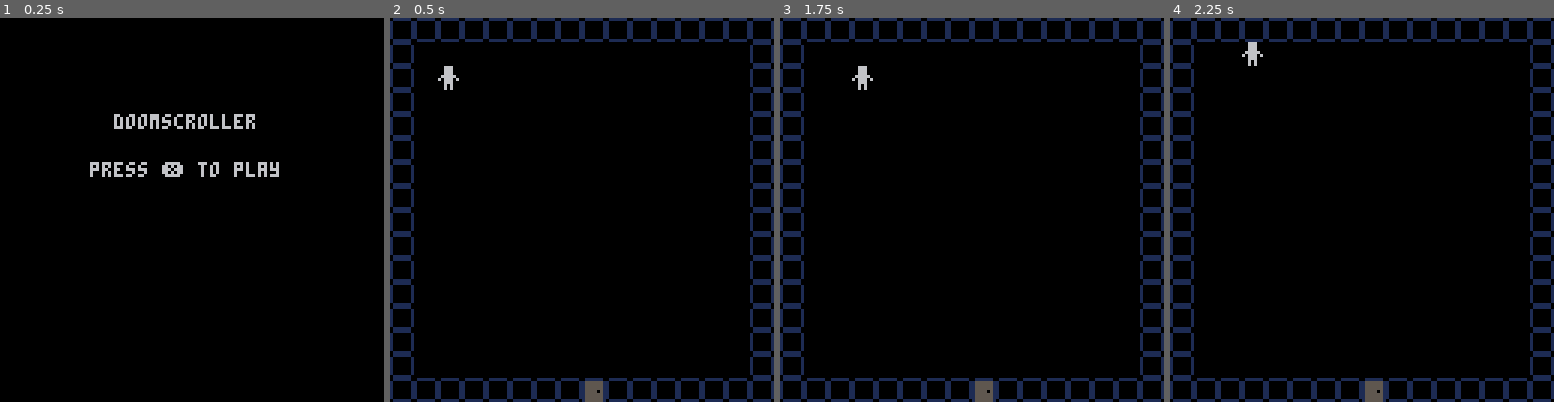
Above: before the commit, frames 1-4 (left to right).
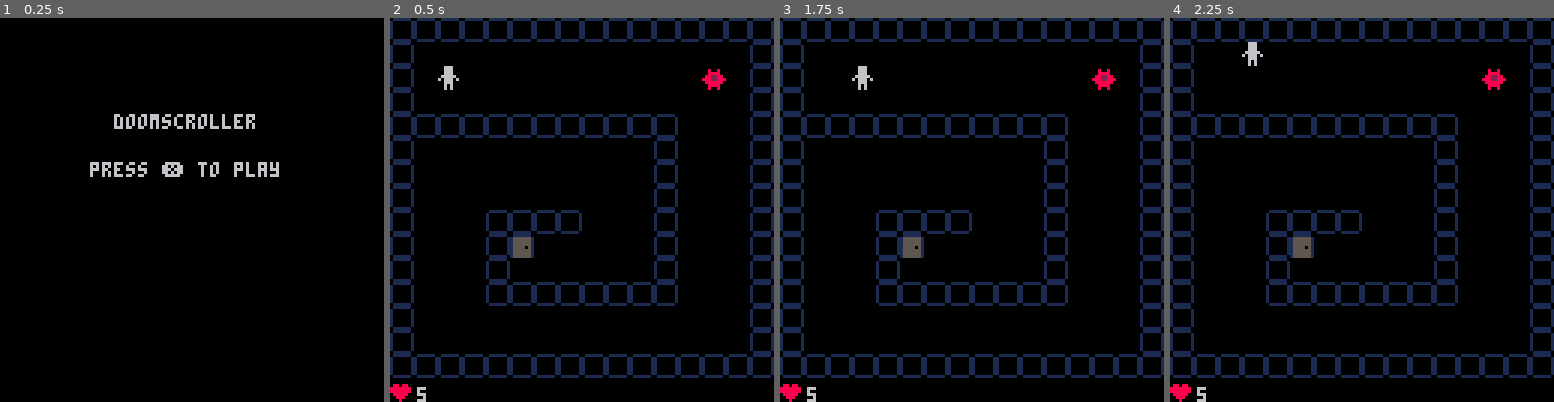
Above: after the commit, the same moments.

Repository: OmniWode/doomscroller
Game: PICO-8 cartridge doomscroller.p8
The game is run twice, just before and just after one commit, with the same random seed, the same clock (stepped at 60 frames per second) and the same inputs.
Inputs:
- Up to frame 1 (0.25 s): no input
- Up to frame 2 (0.5 s): tap X (X key) at 0.33 s
- Up to frame 3 (1.75 s): tap X (X key) at 1.07 s; hold Right from 1.6 s (still down)
- Up to frame 4 (2.25 s): tap X (X key) at 1.85 s; release Right at 2.1 s; hold Up from 2.15 s (still down)

Frame 1 is identical in both runs. In frame 2, 9.9% of the frame differs, in the area x 0-100%, y 13-100%; in frame 3, 9.9%; in frame 4, 9.9%.

Commit message:
added basic health

Diff:
--- a/doomscroller.p8
+++ b/doomscroller.p8
@@ -77,6 +77,7 @@
 	if (not game_over) then
 		draw_map()
 		draw_player()
+		draw_hud()
 	else
 		draw_win_lose()
 	end
@@ -92,8 +93,9 @@
 function map_setup()
 	timer=0
 
-	wall=0
+	solid=0
 	door=1
+	enemy=2
 end
 
 function draw_map()
@@ -107,7 +109,7 @@
 end
 
 function can_move(x,y)
-	return not is_tile(wall,x,y)
+	return not is_tile(solid,x,y)
 end
 
 -->8
@@ -119,11 +121,17 @@
 	p.y=2
 	p.w=8
 	p.h=8
+	p.hp=5
 	p.spr=1
 end
 
 function draw_player()
 	spr(p.spr,p.x*p.w,p.y*p.h)
+end
+
+function draw_hud()
+	spr(48,0,120)
+	print(p.hp,9,123)
 end
 
 function move_player()
@@ -146,13 +154,22 @@
 end
 
 function interact(x,y)
-	--add cod for interactive items
+	--add code for interactive items
+
+	--take damage from enemies
+	if (is_tile(enemy,x,y)) then
+		p.hp -= 1
+	end
 end
 
 -->8
 --win/lose code
 
 function check_win_lose()
+	if (p.hp == 0) then
+		game_win=false
+		game_over=true
+	end
 	if (is_tile(door,p.x,p.y)) then
 		game_win=true
 		game_over=true
@@ -177,25 +194,48 @@
 
 
 
+…(24 lines of a section not shown)…
 __gff__
-0000010200000000000000000000000000000000000000000000000000000000000000000000000000000000000000000000000000000000000000000000000000000000000000000000000000000000000000000000000000000000000000000000000000000000000000000000000000000000000000000000000000000000
+0001010200000000000000000000000000000000000000000000000000000000050000000000000000000000000000000000000000000000000000000000000000000000000000000000000000000000000000000000000000000000000000000000000000000000000000000000000000000000000000000000000000000000
 0000000000000000000000000000000000000000000000000000000000000000000000000000000000000000000000000000000000000000000000000000000000000000000000000000000000000000000000000000000000000000000000000000000000000000000000000000000000000000000000000000000000000000
 __map__
 0202020202020202020202020202020200000000000000000000000000000000000000000000000000000000000000000000000000000000000000000000000000000000000000000000000000000000000000000000000000000000000000000000000000000000000000000000000000000000000000000000000000000000
 0200000000000000000000000000000200000000000000000000000000000000000000000000000000000000000000000000000000000000000000000000000000000000000000000000000000000000000000000000000000000000000000000000000000000000000000000000000000000000000000000000000000000000
-0200000000000000000000000000000200000000000000000000000000000000000000000000000000000000000000000000000000000000000000000000000000000000000000000000000000000000000000000000000000000000000000000000000000000000000000000000000000000000000000000000000000000000
-0200000000000000000000000000000200000000000000000000000000000000000000000000000000000000000000000000000000000000000000000000000000000000000000000000000000000000000000000000000000000000000000000000000000000000000000000000000000000000000000000000000000000000
-0200000000000000000000000000000200000000000000000000000000000000000000000000000000000000000000000000000000000000000000000000000000000000000000000000000000000000000000000000000000000000000000000000000000000000000000000000000000000000000000000000000000000000
-0200000000000000000000000000000200000000000000000000000000000000000000000000000000000000000000000000000000000000000000000000000000000000000000000000000000000000000000000000000000000000000000000000000000000000000000000000000000000000000000000000000000000000
-0200000000000000000000000000000200000000000000000000000000000000000000000000000000000000000000000000000000000000000000000000000000000000000000000000000000000000000000000000000000000000000000000000000000000000000000000000000000000000000000000000000000000000
-0200000000000000000000000000000200000000000000000000000000000000000000000000000000000000000000000000000000000000000000000000000000000000000000000000000000000000000000000000000000000000000000000000000000000000000000000000000000000000000000000000000000000000
-0200000000000000000000000000000200000000000000000000000000000000000000000000000000000000000000000000000000000000000000000000000000000000000000000000000000000000000000000000000000000000000000000000000000000000000000000000000000000000000000000000000000000000
-0200000000000000000000000000000200000000000000000000000000000000000000000000000000000000000000000000000000000000000000000000000000000000000000000000000000000000000000000000000000000000000000000000000000000000000000000000000000000000000000000000000000000000
-0200000000000000000000000000000200000000000000000000000000000000000000000000000000000000000000000000000000000000000000000000000000000000000000000000000000000000000000000000000000000000000000000000000000000000000000000000000000000000000000000000000000000000
-0200000000000000000000000000000200000000000000000000000000000000000000000000000000000000000000000000000000000000000000000000000000000000000000000000000000000000000000000000000000000000000000000000000000000000000000000000000000000000000000000000000000000000
-0200000000000000000000000000000200000000000000000000000000000000000000000000000000000000000000000000000000000000000000000000000000000000000000000000000000000000000000000000000000000000000000000000000000000000000000000000000000000000000000000000000000000000
-0200000000000000000000000000000200000000000000000000000000000000000000000000000000000000000000000000000000000000000000000000000000000000000000000000000000000000000000000000000000000000000000000000000000000000000000000000000000000000000000000000000000000000
-0200000000000000000000000000000200000000000000000000000000000000000000000000000000000000000000000000000000000000000000000000000000000000000000000000000000000000000000000000000000000000000000000000000000000000000000000000000000000000000000000000000000000000
-0202020202020202030202020202020200000000000000000000000000000000000000000000000000000000000000000000000000000000000000000000000000000000000000000000000000000000000000000000000000000000000000000000000000000000000000000000000000000000000000000000000000000000
-
-
+0200000000000000000000000020000200000000000000000000000000000000000000000000000000000000000000000000000000000000000000000000000000000000000000000000000000000000000000000000000000000000000000000000000000000000000000000000000000000000000000000000000000000000
+0200000000000000000000000000000200000000000000000000000000000000000000000000000000000000000000000000000000000000000000000000000000000000000000000000000000000000000000000000000000000000000000000000000000000000000000000000000000000000000000000000000000000000
+0202020202020202020202020000000200000000000000000000000000000000000000000000000000000000000000000000000000000000000000000000000000000000000000000000000000000000000000000000000000000000000000000000000000000000000000000000000000000000000000000000000000000000
+0200000000000000000000020000000200000000000000000000000000000000000000000000000000000000000000000000000000000000000000000000000000000000000000000000000000000000000000000000000000000000000000000000000000000000000000000000000000000000000000000000000000000000
+0200000000000000000000020000000200000000000000000000000000000000000000000000000000000000000000000000000000000000000000000000000000000000000000000000000000000000000000000000000000000000000000000000000000000000000000000000000000000000000000000000000000000000
+0200000000000000000000020000000200000000000000000000000000000000000000000000000000000000000000000000000000000000000000000000000000000000000000000000000000000000000000000000000000000000000000000000000000000000000000000000000000000000000000000000000000000000
+0200000002020202000000020000000200000000000000000000000000000000000000000000000000000000000000000000000000000000000000000000000000000000000000000000000000000000000000000000000000000000000000000000000000000000000000000000000000000000000000000000000000000000
+0200000002030000000000020000000200000000000000000000000000000000000000000000000000000000000000000000000000000000000000000000000000000000000000000000000000000000000000000000000000000000000000000000000000000000000000000000000000000000000000000000000000000000
+0200000002000000000000020000000200000000000000000000000000000000000000000000000000000000000000000000000000000000000000000000000000000000000000000000000000000000000000000000000000000000000000000000000000000000000000000000000000000000000000000000000000000000
+0200000002020202020202020000000200000000000000000000000000000000000000000000000000000000000000000000000000000000000000000000000000000000000000000000000000000000000000000000000000000000000000000000000000000000000000000000000000000000000000000000000000000000
+0200000000000000000000000000000200000000000000000000000000000000000000000000000000000000000000000000000000000000000000000000000000000000000000000000000000000000000000000000000000000000000000000000000000000000000000000000000000000000000000000000000000000000
+0200000000000000000000000000000200000000000000000000000000000000000000000000000000000000000000000000000000000000000000000000000000000000000000000000000000000000000000000000000000000000000000000000000000000000000000000000000000000000000000000000000000000000
+0202020202020202020202020202020200000000000000000000000000000000000000000000000000000000000000000000000000000000000000000000000000000000000000000000000000000000000000000000000000000000000000000000000000000000000000000000000000000000000000000000000000000000
+
+
Not shown, changed: 24 lines of the sprite sheet (__gfx__) section of doomscroller.p8
Not shown, changed: the sound effects (__sfx__) section of doomscroller.p8
